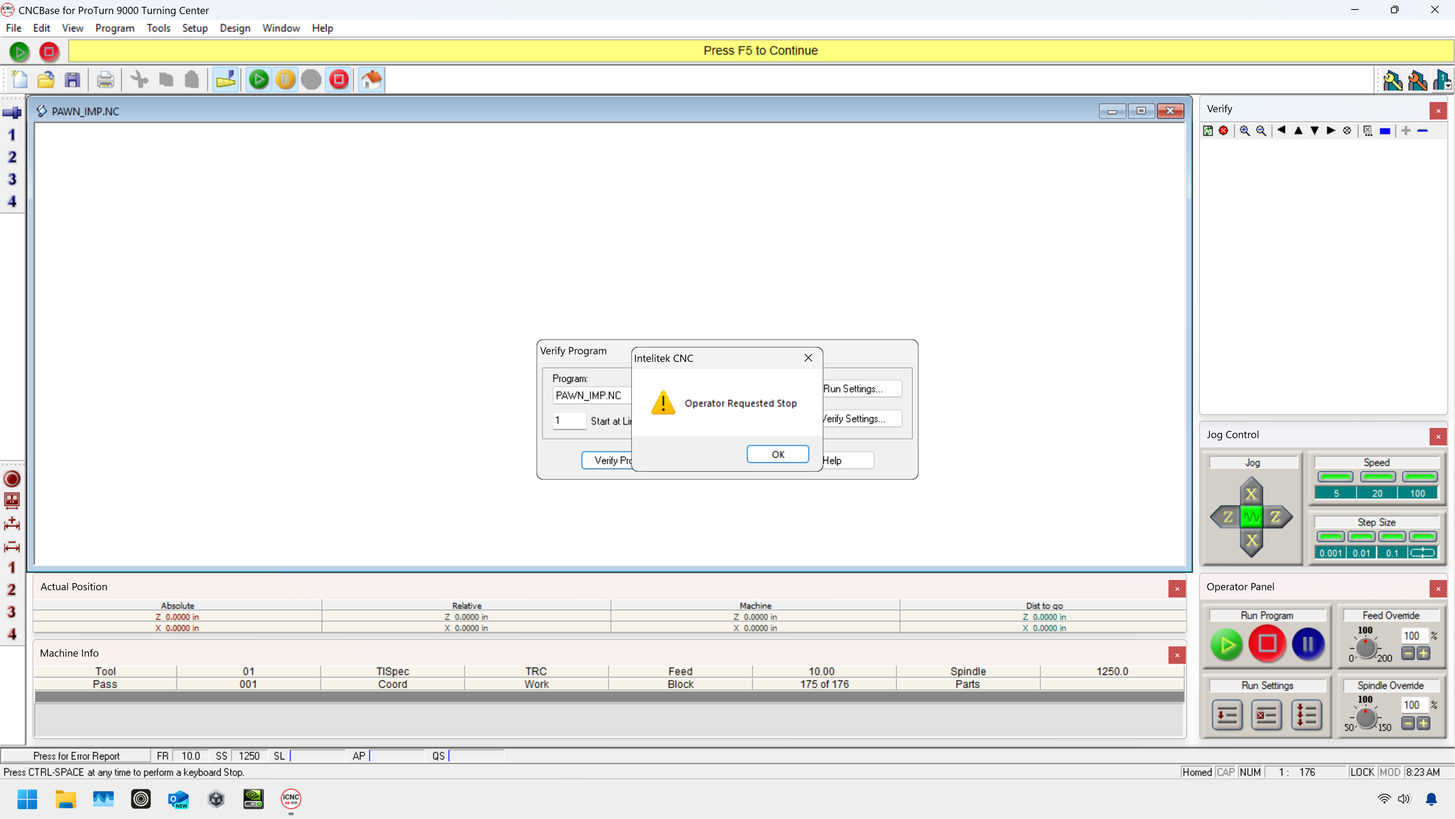
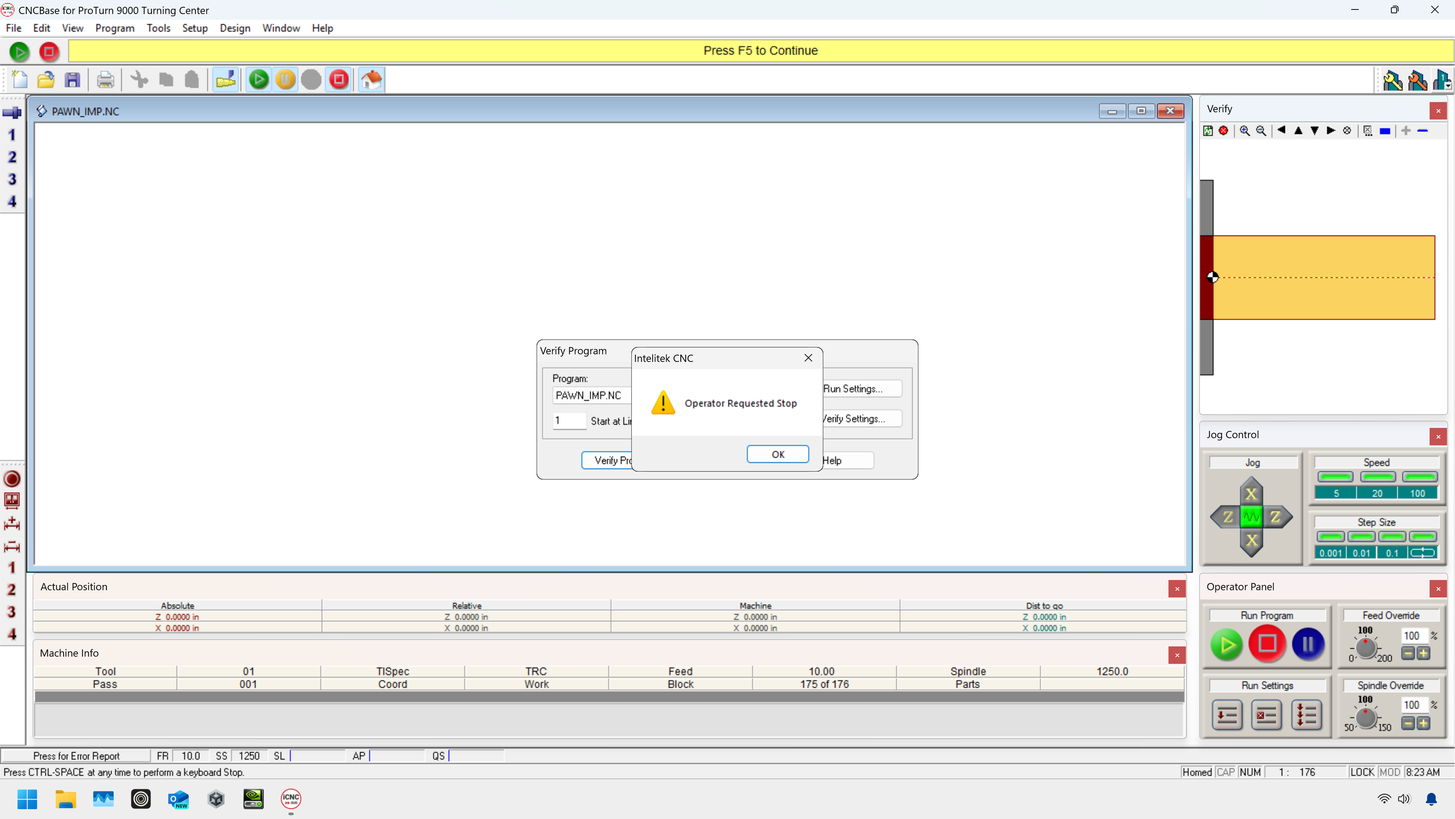
Layer changes from the first 1455×819 image to the second:
added layer "pre verify" above "Layer 2" over [1200, 179, 1437, 376]
